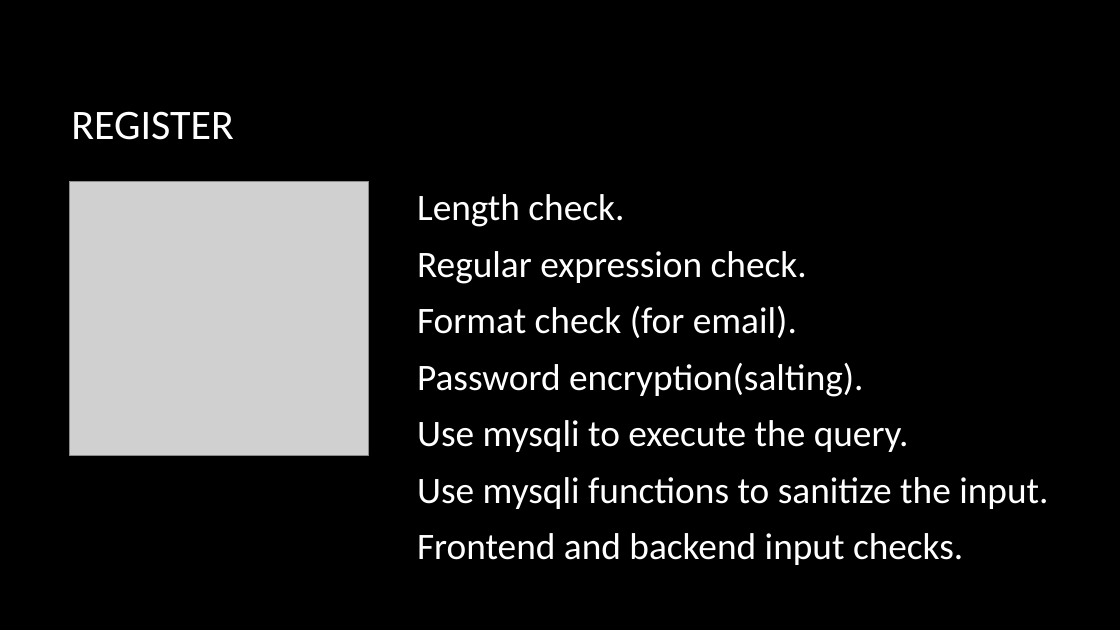
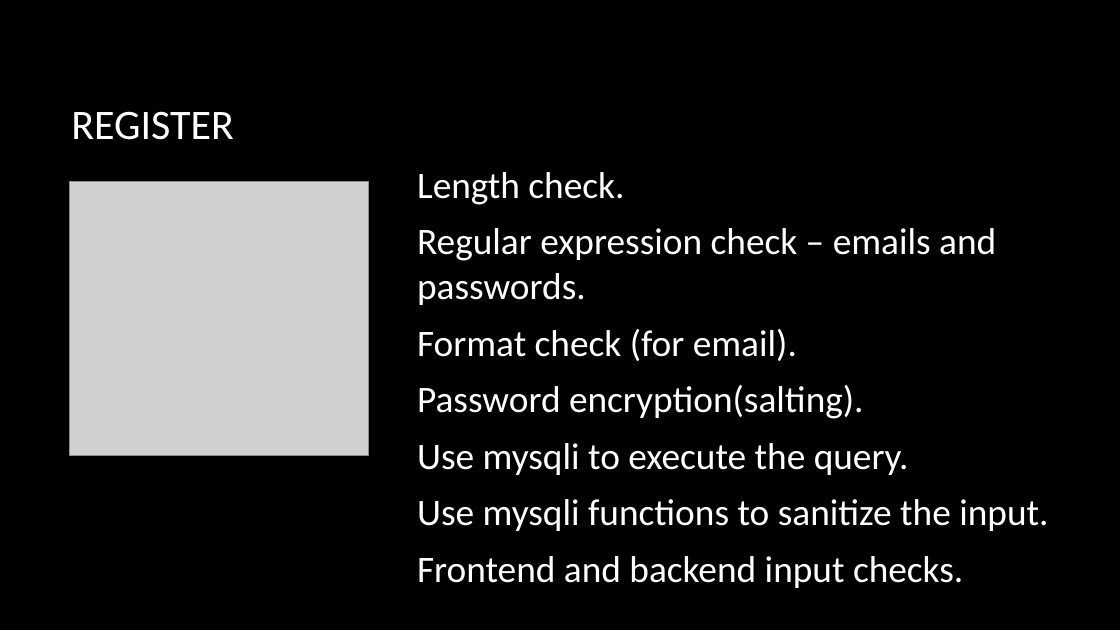
Before and after one commit to mengchuan/SEPR, a slide deck: slide 4 of Documents/SEPR_Group_D.pptx. Drawn at 1120x630 pixels with LibreOffice and Linux fonts; fonts in the diff are those of the drawing; grey boxes stand for pictures; background and template pictures are left out. Boxes give left, top, right and bottom in pixels: in the first picture for what was removed or moved away, otherwise in the second. Text is boxed around its words. In the diff, an @@ line names an element or a change of style, - is before the commit and + after.

```diff
--- a/Documents/SEPR_Group_D.pptx
+++ b/Documents/SEPR_Group_D.pptx
@@ text at (417, 228, 996, 305): text changed @@
-Regular expression check.
+Regular expression check – emails and passwords.
```
Also in this commit, not shown: 5 other slides changed, 2 slides added, 5 other files.
